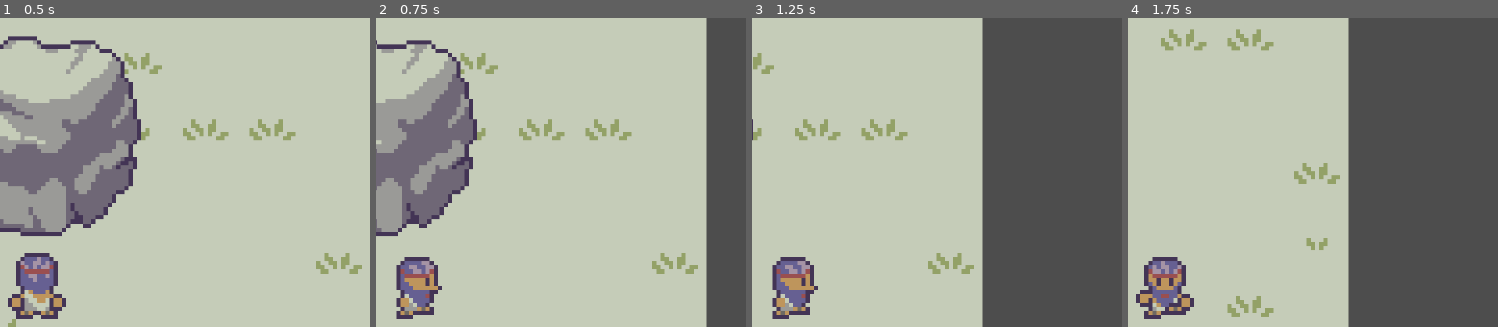
Above: before the commit, frames 1-4 (left to right).
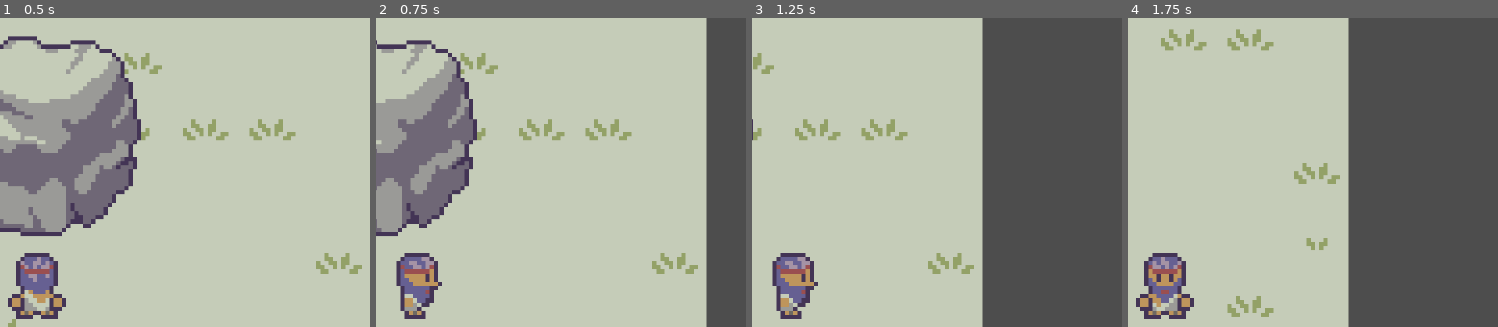
Above: after the commit, the same moments.

Repository: michasng/sisyphus
Game: Godot game, scene res://scenes/game.tscn
Same seed, same stepped clock (60 frames per second), same inputs: the game is played once before the commit and once after it.
Inputs:
- Up to frame 1 (0.5 s): no input
- Up to frame 2 (0.75 s): tap Enter at 0.5 s; hold D (right) from 0.53 s (still down)
- Up to frame 3 (1.25 s): keep holding D (right)
- Up to frame 4 (1.75 s): release D (right) at 1.28 s; hold S (down) from 1.28 s (still down)
The pictures show only the part of the screen within x 49-99%, y 11-61%; the shares and areas given below are measured in that part.

Frame 1 is identical in both runs. In frame 2, 1.3% of the frame differs, in the area x 5-18%, y 76-98%; in frame 3, 1.3%; in frame 4, 1.3%.

Commit message:
Fix sliding player walk animations

Diff:
--- a/scripts/player_animated_sprite_2d.gd
+++ b/scripts/player_animated_sprite_2d.gd
@@ -10,6 +10,10 @@
 
 	if velocity == Vector2.ZERO:
 		stop()
+		# Stop on the last frame, because I've made the last frames look idle
+		# so the first frame is always in movement.
+		# Otherwise the player appears to slide while an animation starts.
+		frame = sprite_frames.get_frame_count(animation) - 1
 		return
 
 	flip_h = velocity.y == 0 and velocity.x > 0
Binary file changed: textures/sisyphos.aseprite
Binary file changed: textures/sisyphos.png
